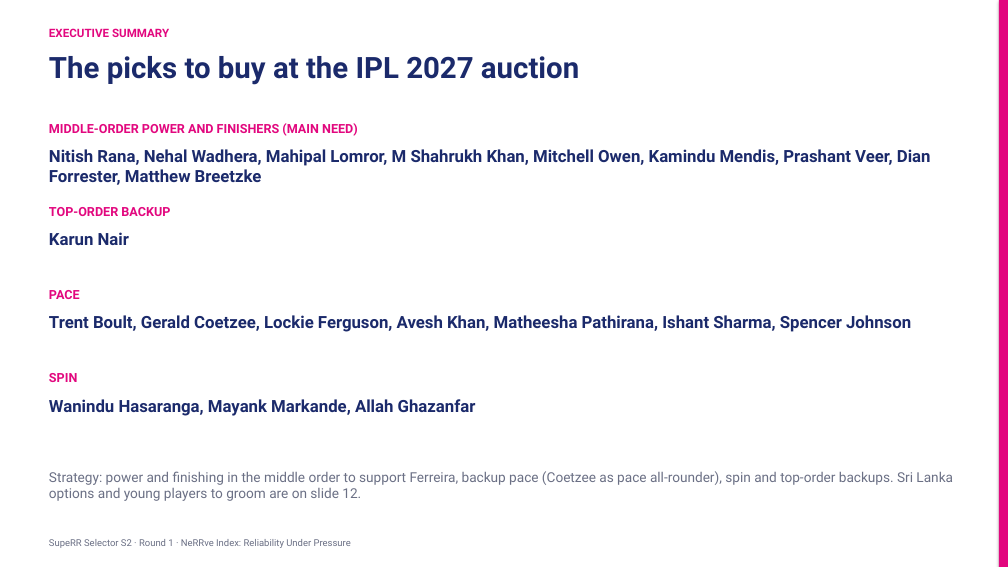
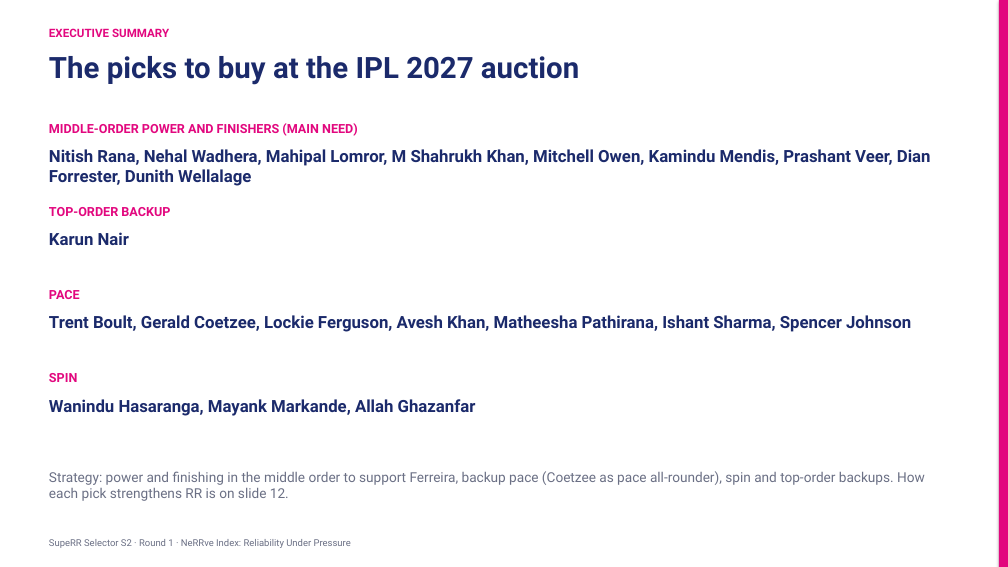
Before and after one commit to KoduruChandrasekhar/RRAuction-, a slide deck: slide 2 of submission/NeRRve_Deck.pptx. Drawn at 1008x567 pixels with LibreOffice and Linux fonts; fonts in the diff are those of the drawing. Boxes give left, top, right and bottom in pixels: in the first picture for what was removed or moved away, otherwise in the second. Text is boxed around its words. In the diff, an @@ line names an element or a change of style, - is before the commit and + after.

```diff
--- a/submission/NeRRve_Deck.pptx
+++ b/submission/NeRRve_Deck.pptx
@@ text at [49,149,931,186]: text changed @@
-Nitish Rana, Nehal Wadhera, Mahipal Lomror, M Shahrukh Khan, Mitchell Owen, Kamindu Mendis, Prashant Veer, Dian Forrester, Matthew Breetzke
+Nitish Rana, Nehal Wadhera, Mahipal Lomror, M Shahrukh Khan, Mitchell Owen, Kamindu Mendis, Prashant Veer, Dian Forrester, Dunith Wellalage
@@ text at [49,471,925,501]: text changed @@
-Strategy: power and finishing in the middle order to support Ferreira, backup pace (Coetzee as pace all-rounder), spin and top-order backups. Sri Lanka options and young players to groom are on slide 12.
+Strategy: power and finishing in the middle order to support Ferreira, backup pace (Coetzee as pace all-rounder), spin and top-order backups. How each pick strengthens RR is on slide 12.
```
Also in this commit, not shown: 2 other slides changed, 1 slide added, 1 slide removed, 8 other files.
